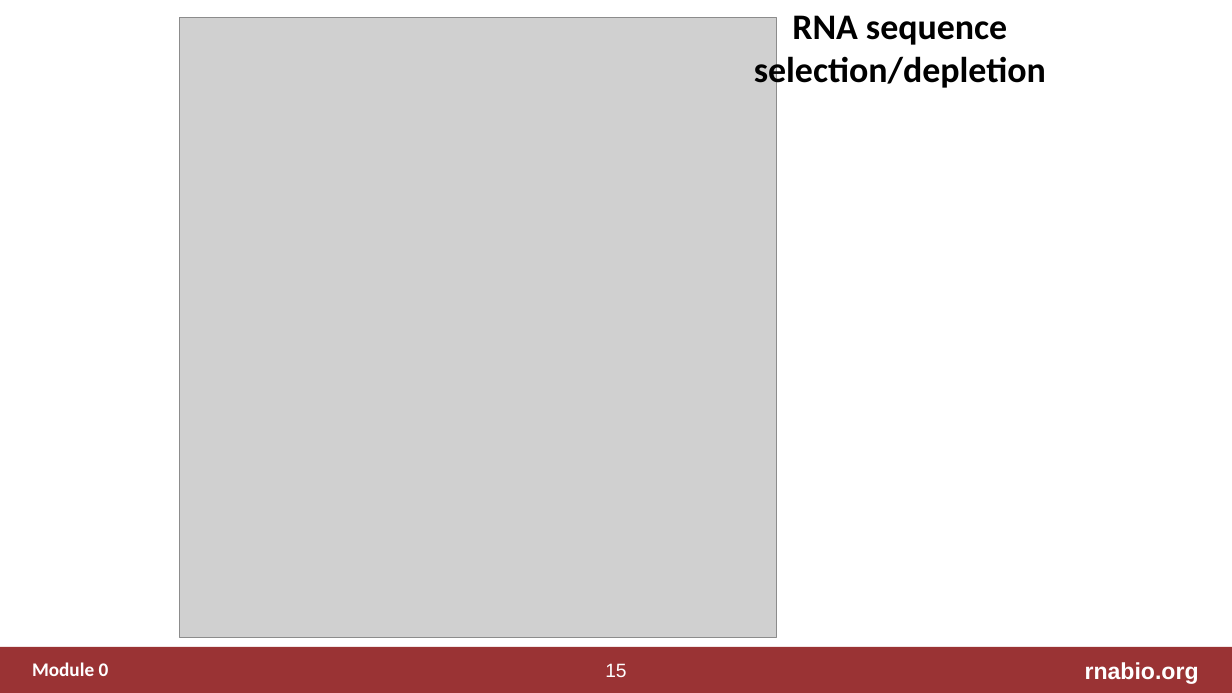
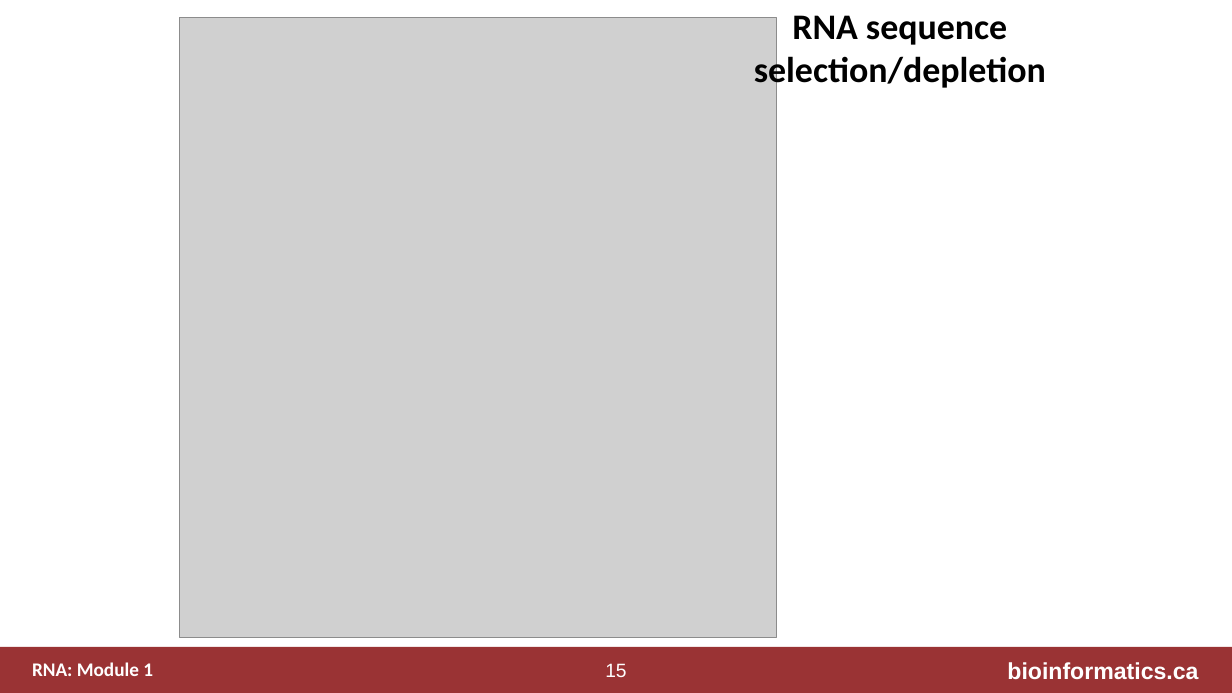
Before and after one commit to griffithlab/rnabio.org, a slide deck: slide 15 of assets/lectures/cbw/2021/full/RNASeq_Module1_IntrotoRNA.pptx. Drawn at 1232x693 pixels with LibreOffice and Linux fonts; fonts in the diff are those of the drawing; grey boxes stand for pictures. Boxes give left, top, right and bottom in pixels: in the first picture for what was removed or moved away, otherwise in the second. Text is boxed around its words. In the diff, an @@ line names an element or a change of style, - is before the commit and + after.

```diff
--- a/assets/lectures/cbw/2021/full/RNASeq_Module1_IntrotoRNA.pptx
+++ b/assets/lectures/cbw/2021/full/RNASeq_Module1_IntrotoRNA.pptx
@@ text at box(32, 662, 153, 676): text changed @@
-Module 0
+RNA: Module 1
@@ text at box(1007, 662, 1198, 679): text changed @@
-rnabio.org
+bioinformatics.ca
```
Also in this commit, not shown: 27 other slides changed, 29 other files.
